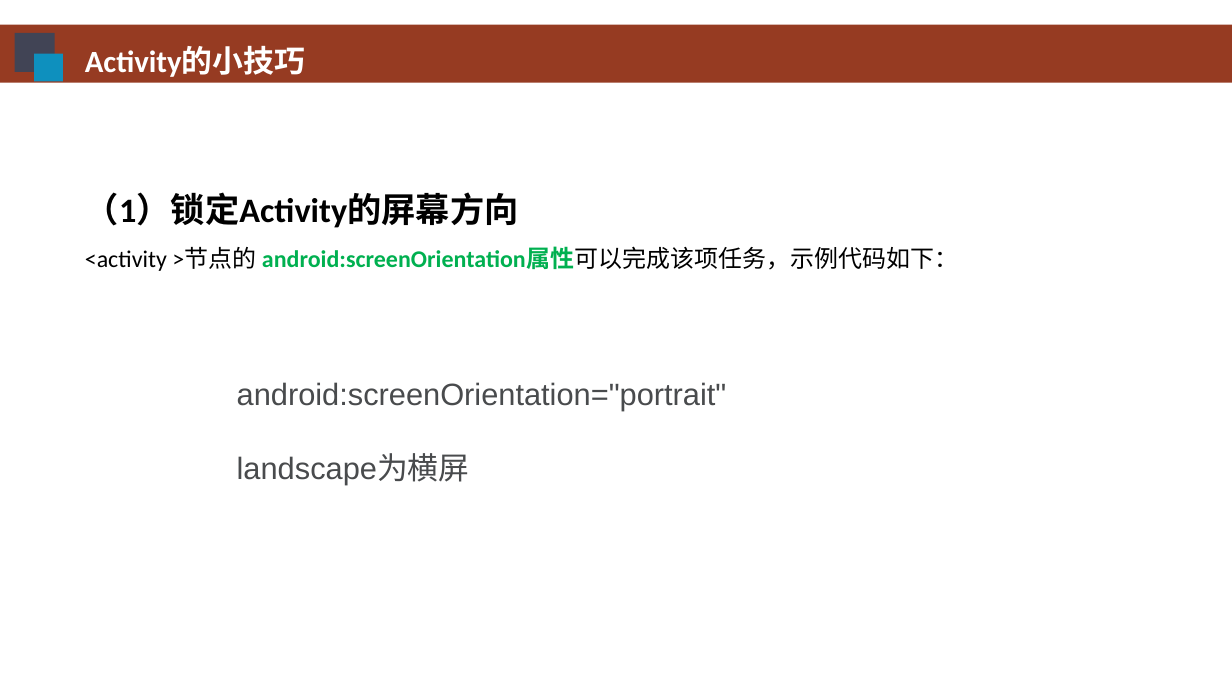
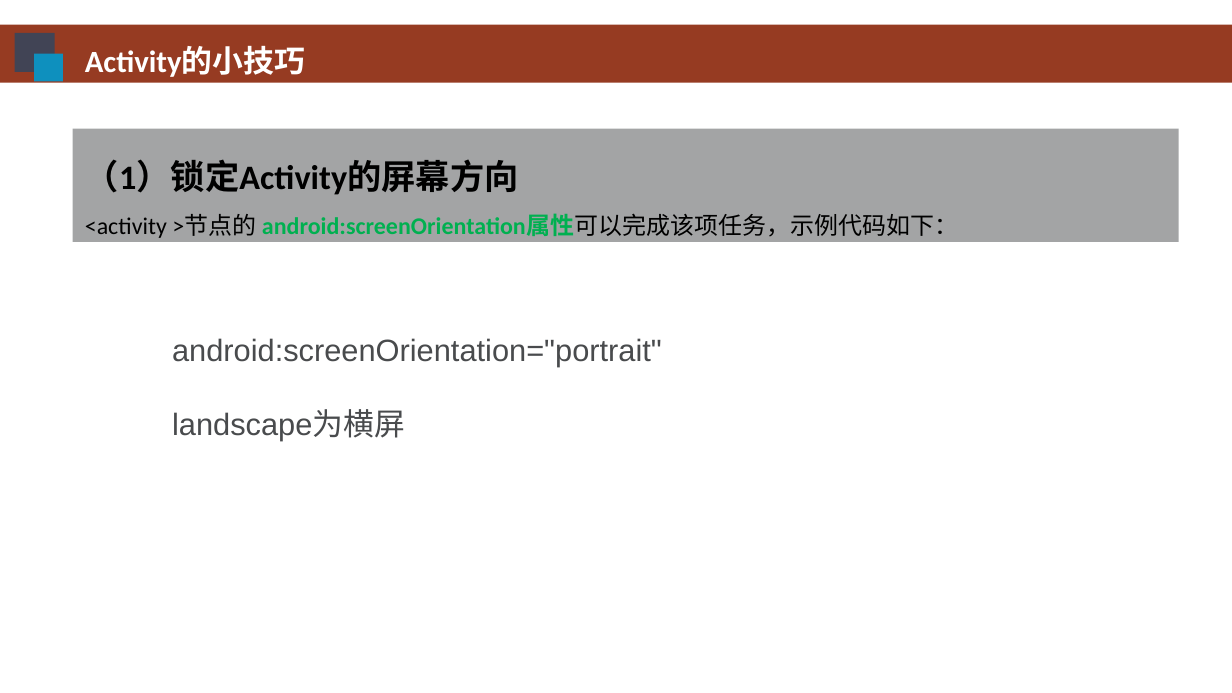
Before and after one commit to HBU/Android-PPT, a slide deck: slide 25 of 04.0 -- 活动-意图-- 第04章.pptx (slide 36 before the commit). Drawn at 1232x693 pixels with LibreOffice and Linux fonts; fonts in the diff are those of the drawing; background and template pictures are left out. Boxes give left, top, right and bottom in pixels: in the first picture for what was removed or moved away, otherwise in the second. Text is boxed around its words. In the diff, an @@ line names an element or a change of style, - is before the commit and + after.

```diff
--- a/04.0 -- 活动-意图-- 第04章.pptx
+++ b/04.0 -- 活动-意图-- 第04章.pptx
@@ rectangle "（1）锁定Activity的屏幕方向": place and size @@
-rectangle "（1）锁定Activity的屏幕方向" at (85, 192, 958, 271)
+rectangle "（1）锁定Activity的屏幕方向" at (73, 129, 1179, 243)
@@ rectangle "（1）锁定Activity的屏幕方向" at (73, 129, 1179, 243): fill none to #494B4D at 50% opacity @@
@@ text "android:screenOrientation="portrait"": place and size @@
-text "android:screenOrientation="portrait"" at (237, 382, 727, 485)
+text "android:screenOrientation="portrait"" at (172, 338, 662, 440)
```
Also in this commit, not shown: 19 other slides changed, 4 slides added, 15 slides removed, 3 other files.
